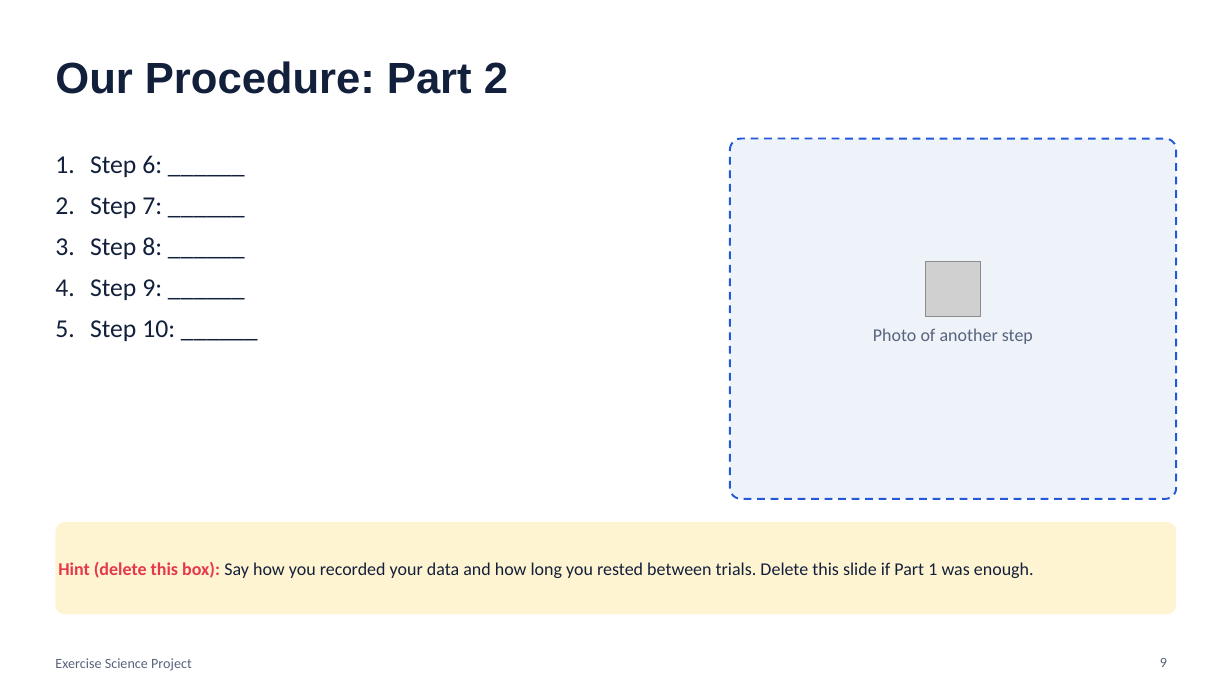
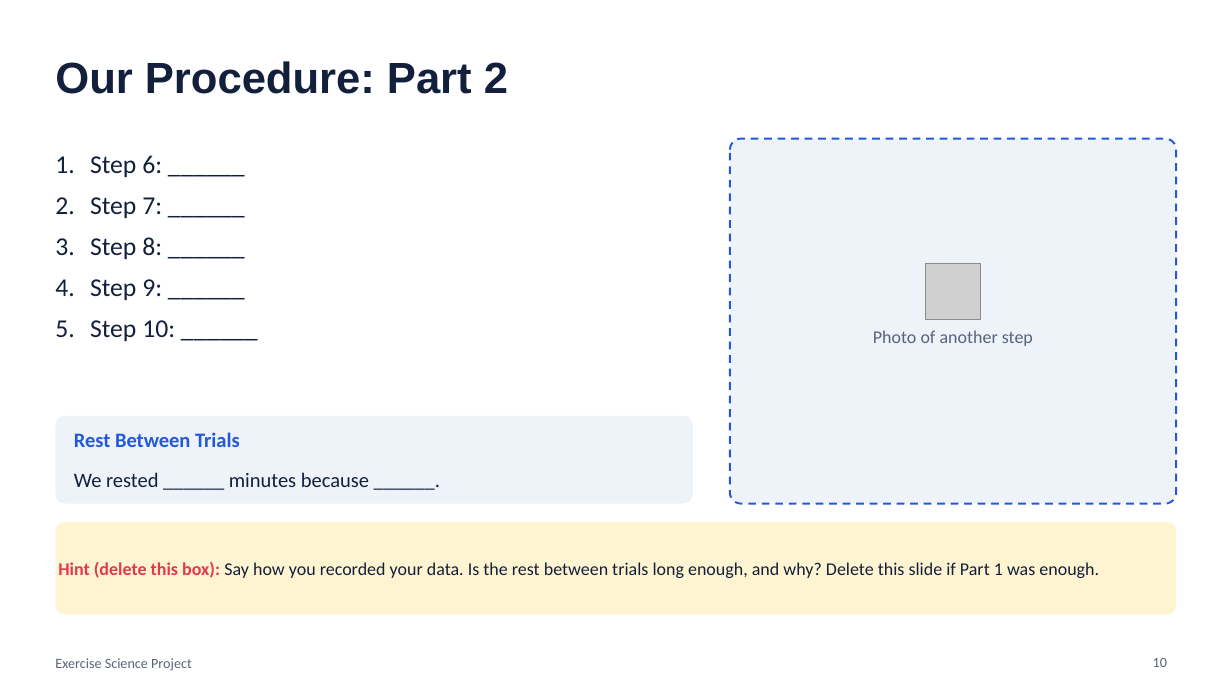
Before and after one commit to rward-prog/tri-1-7thgrade-project, a slide deck: slide 10 of files/Materials_Methods_Slides_Template.pptx (slide 9 before the commit). Drawn at 1232x693 pixels with LibreOffice and Linux fonts; fonts in the diff are those of the drawing; grey boxes stand for pictures. Boxes give left, top, right and bottom in pixels: in the first picture for what was removed or moved away, otherwise in the second. Text is boxed around its words. In the diff, an @@ line names an element or a change of style, - is before the commit and + after.

```diff
--- a/files/Materials_Methods_Slides_Template.pptx
+++ b/files/Materials_Methods_Slides_Template.pptx
@@ rounded rectangle resized from (x1=730, y1=139, x2=1177, y2=499) to (x1=730, y1=139, x2=1177, y2=504) @@
@@ rounded rectangle at (x1=730, y1=139, x2=1177, y2=504): proportions changed @@
@@ rounded rectangle added at (x1=55, y1=416, x2=693, y2=504), fill #EEF3FA @@
@@ text added at (x1=74, y1=432, x2=240, y2=447), 16 pt, text #2358D8, bold @@
+Rest Between Trials
@@ text added at (x1=74, y1=472, x2=369, y2=487), 16 pt, text #13203B @@
+We rested ______ minutes because ______.
@@ text in rounded rectangle at (x1=58, y1=562, x2=1099, y2=578): text changed @@
-Hint (delete this box): Say how you recorded your data and how long you rested between trials. Delete this slide if Part 1 was enough.
+Hint (delete this box): Say how you recorded your data. Is the rest between trials long enough, and why? Delete this slide if Part 1 was enough.
@@ page number at (x1=1153, y1=658, x2=1167, y2=667): text changed @@
-9
+10
```
Also in this commit, not shown: 4 other slides changed, 2 slides added, 2 slides removed, 27 other files.
